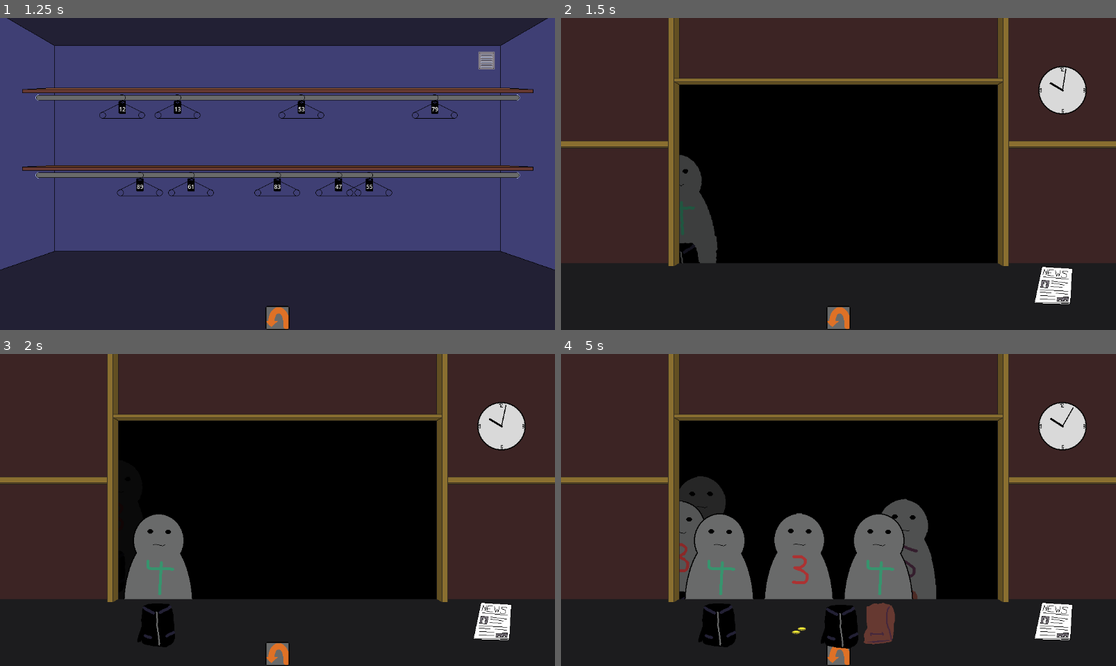
Above: before the commit, frames 1-4 (two rows, left to right).
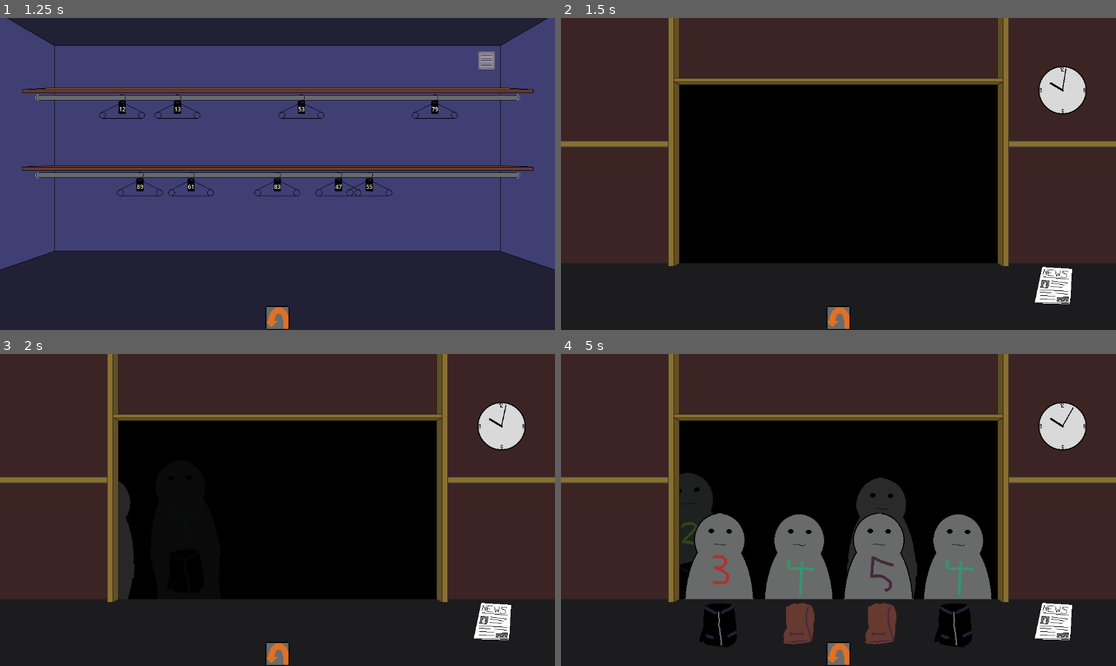
Above: after the commit, the same moments.

Repository: Reicher/cloakroom
Game: Godot game, scene res://scenes/game.tscn
Same seed, same stepped clock (60 frames per second), same inputs: the game is played once before the commit and once after it.
Inputs (mouse positions are in pixels of both pictures, inside the frame that each line leads up to):
- Up to frame 1 (1.25 s): click (277, 317) at 0.5 s
- Up to frame 2 (1.5 s): click (838, 317) at 1.25 s
- Up to frame 3 (2 s): no input
- Up to frame 4 (5 s): click (838, 653) at 2 s; tap Enter at 2.75 s; move the mouse to (683, 444) at 2.77 s; click (683, 444) at 2.92 s; move the mouse to (794, 619) at 3.52 s; click (794, 619) at 3.67 s; move the mouse to (821, 606) at 4.27 s; click (821, 606) at 4.42 s

Frame 1 is identical in both runs. In frame 2, 1.5% of the frame differs, in the area x 21-29%, y 43-79%; in frame 3, 3.8%; in frame 4, 8.6%, in the area x 21-78%, y 38-95%.

Commit message:
restructued a LOT with the queu
work now to fix guest states

Diff:
--- a/scripts/counterView.gd
+++ b/scripts/counterView.gd
@@ -4,7 +4,8 @@
 @onready var counter = $Booth/Surface
 
 func add_guest(guest: Node2D):
-	queue.add_guest(guest)
+	guest.stand_in_queue(queue)
+
 	guest.dropItem.connect(on_guest_drop)
 	counter.item_added.connect(guest.counter_item_added)
 
--- a/scripts/game.gd
+++ b/scripts/game.gd
@@ -8,7 +8,7 @@
 var guestScene = preload("res://scenes/guest.tscn")
 
 # Club Night Settings
-var total_guests = 25
+var total_guests = 24
 var night_duration = 30
 
 var elapsed_time = 0
--- a/scripts/guest.gd
+++ b/scripts/guest.gd
@@ -1,7 +1,5 @@
 extends Sprite2D
 
-signal going_to_queue(guest: Node2D) # To venue
-signal leaving_spot(guest: Node2D)
 signal dropItem(item: Node2D)
 
 # State management
@@ -23,6 +21,12 @@
 var belonging : Node2D
 var ticket: Node2D
 
+var _queue : Node2D
+static var guests = 1
+var guest_id = guests
+
+
+
 func _ready():
 	global_position = Vector2(0, 300)
 	var texture = AtlasTexture.new()
@@ -36,105 +40,138 @@
 		belonging.position = Vector2(0, 50)
 		add_child(belonging)
 
+	print("Guest " + str(guest_id) + " Initialized with speed: " + str(speed) + ", Belonging: " + str(belonging))
+	guests += 1
+
+
+func stand_in_queue(queue: Node2D):
+	_queue = queue
+	queue.moving.connect(find_better_spot)
+	var pos = queue.join(self)
+	print("Guest " + str(guest_id) + " Joining queue at position: " + str(pos))
+	_move_to(pos)
+	_set_state(State.IN_LINE)
+
+func leave_queue():
+	_queue.moving.disconnect(find_better_spot)
+	if position_tween.finished:
+		position_tween.finished.disconnect(_check_counter)
+	_queue.leave(self)
+
+func find_better_spot():
+	var position = _queue.get_best_spot(self)
+	if position:
+		print("Guest " + str(guest_id) + " Found a better queue spot: " + str(position))
+		_move_to(position)
 
 func notify_opening_hours(opens: int, closes: int):
 	var night_duration = closes - opens
 	leaving.start(float((night_duration/2) + randi() % (night_duration/2)))
-	going_to_queue.emit(self)
+	print("Guest " + str(guest_id) + " Notified opening hours: " + str(opens) + " - " + str(closes))
 
 func _set_state(new_state: State):
-	# What to do when entering a state
+	print("Guest " + str(guest_id) + " Transitioning from " + str(state) + " to " + str(new_state))
 	match new_state:
 		State.WAITING_FOR_PICKUP:
 			belonging.visible = true
+			print("Guest " + str(guest_id) + " Waiting for pickup - Belonging Visible")
 			dropItem.emit(belonging)
 			belonging.picked.connect(_belonging_dropped)
 		State.WAITING_FOR_DROPOFF:
 			ticket.visible = true
+			print("Guest " + str(guest_id) + " Waiting for dropoff - Ticket Visible")
 			dropItem.emit(ticket)
 		State.WAITING_FOR_TICKET:
 			money.visible = true
+			print("Guest " + str(guest_id) + " Waiting for ticket - Money Visible")
 			dropItem.emit(money)
 			belonging.picked.disconnect(_belonging_dropped)
 		State.IN_CLUB:
 			if leaving.is_stopped():
-				going_to_queue.emit(self)
+				print("Guest " + str(guest_id) + " Entered club, waiting for time to leave")
+				stand_in_queue(_queue)
 		State.LEAVING:
 			belonging.visible = false
-			leaving_spot.emit(self)
+			print("Guest " + str(guest_id) + " Leaving club, heading out")
+			leave_queue()
 			_move_to(Vector2(0, position.y))
 
 	state = new_state
 
 func _belonging_dropped(item: Node2D):
+	print("Guest " + str(guest_id) + " Belonging dropped: " + str(item))
 	_set_state(State.WAITING_FOR_TICKET)
 
 func _on_leave_timer_timeout() -> void:
+	print("Guest " + str(guest_id) + " Leave timer triggered")
 	if state == State.IN_CLUB:
-		going_to_queue.emit(self)
-	elif self.is_ancestor_of(belonging): # My jacket is allready on
+		stand_in_queue(_queue)
+	elif self.is_ancestor_of(belonging):
+		print("Guest " + str(guest_id) + " Belonging already worn, leaving now")
 		_set_state(State.LEAVING)
 	elif notificationArea.overlaps_area(belonging.area):
+		print("Guest " + str(guest_id) + " Found belonging, putting it on and leaving")
 		belonging.move_to_parent(self)
 		_set_state(State.LEAVING)
 
 func _move_to(target_pos: Vector2) -> Tween:
-	# Stop any existing tween
+	print("Guest " + str(guest_id) + " Moving to: " + str(target_pos))
+
 	if position_tween and position_tween.is_running():
 		position_tween.kill()
-		position_tween = null
 	if rock_tween and rock_tween.is_running():
 		rock_tween.kill()
-		rock_tween = null
 
-	# Position tween
 	var duration = global_position.distance_to(target_pos) / speed
 	position_tween = create_tween()
 	position_tween.tween_property(self, "global_position", target_pos, duration)
 	position_tween.set_trans(Tween.TRANS_LINEAR)
 	position_tween.set_ease(Tween.EASE_IN_OUT)
 
-	# Rocking tween
 	rock_tween = create_tween()
-	rock_tween.set_loops(-1)  # Loop indefinitely during the movement
+	if _queue._find_guest_spot(self):
+		position_tween.finished.connect(_check_counter)
+
+	rock_tween.set_loops(-1)
 	rock_tween.set_trans(Tween.TRANS_LINEAR)
 	rock_tween.set_ease(Tween.EASE_IN_OUT)
 
-	# Rock side-to-side by modifying the rotation property
 	var rock_duration = 1.0 / (speed / 100.0)
 	rock_tween.tween_property(self, "rotation", 0.1, rock_duration/2)
 	rock_tween.tween_property(self, "rotation", -0.1, rock_duration/2)
 
-	# Stop rocking when movement is finished
 	position_tween.finished.connect(func() -> void:
+		print("Guest " + str(guest_id) + " Finished moving to: " + str(target_pos))
 		rock_tween.kill()
-		self.rotation = 0  # Reset rotation to 0
+		self.rotation = 0
 	)
 	return position_tween
 
-func _on_counter_reached():
-	if self.is_ancestor_of(belonging): # We have a belonging on
+func _check_counter() -> bool:
+	if not _queue.at_counter(self):
+		return false
+
+	print("Guest " + str(guest_id) + " Reached counter")
+	if self.is_ancestor_of(belonging):
+		print("Guest " + str(guest_id) + " Belonging on, waiting for pickup")
 		_set_state(State.WAITING_FOR_PICKUP)
-	else: # We are missing our belonging
+	elif leaving.is_stopped():
+		print("Guest " + str(guest_id) + " Leaving but missing belonging, waiting for dropoff")
 		_set_state(State.WAITING_FOR_DROPOFF)
-
-func goToQueueSpot(target_pos: Vector2, is_service_spot: bool):
-	if state == State.LEAVING:
-		return
-	_set_state(State.IN_LINE)
-	var tween = _move_to(target_pos)
-	if is_service_spot:
-		tween.finished.connect(_on_counter_reached)
+	return true
 
 func counter_item_added(item: Node2D):
 	if not notificationArea.overlaps_area(item.area):
 		return
 
+	print("Guest " + str(guest_id) + " Counter item added in front of me: " + str(item))
+
 	if state == State.WAITING_FOR_TICKET and item.name.begins_with("ticket"):
 		ticket = item
 		ticket.move_to_parent(self)
 		ticket.visible = false
-		leaving_spot.emit(self)
+		leave_queue()
+		print("Guest " + str(guest_id) + " going clubbing!")
 		var target_pos = Vector2(get_viewport().size.x, position.y)
 		var tween = _move_to(target_pos)
 		tween.finished.connect(_set_state.bind(State.IN_CLUB))
--- a/scripts/queue.gd
+++ b/scripts/queue.gd
@@ -1,6 +1,8 @@
 extends Node2D
 
 # This file is a mess, hopefully I will never have to revisit it
+
+signal moving
 
 @export var max_spots_per_row = 4
 @export var row_spacing = 25 # Vertical spacing between rows
@@ -31,12 +33,8 @@
 				"guest": null,
 				"position": row_start + Vector2(column_index * spot_spacing, 0)
 			})
+		print(row)
 		rows.append(row)
-
-func add_guest(guest: Node2D) -> void:
-	add_child(guest)
-	guest.leaving_spot.connect(_guest_left)
-	guest.going_to_queue.connect(handle_guest)
 
 # Updates the modulate property of the guest based on its Y position
 func _update_guest_modulate(guest: Node2D) -> void:
@@ -45,22 +43,62 @@
 	var fade_factor = clamp((guest.position.y - min_y) / (max_y - min_y), 0.0, 1.0)
 	guest.modulate = Color(fade_factor, fade_factor, fade_factor, 1.0) # Fade to black
 
+func join(guest: Node2D) -> Vector2:
+	if not guest.is_ancestor_of(self):
+		add_child(guest)
+	return get_best_spot(guest)
+
+# Handles a guest leaving their spot
+func leave(guest: Node2D) -> void:
+	var vacated_spot = _find_guest_spot(guest)
+	vacated_spot["guest"] = null
+	moving.emit()
+
+func at_counter(guest: Node2D) -> bool:
+	var spot = _find_guest_spot(guest)
+	return spot && spot["row"] == 0
+
 func _process(delta: float) -> void:
 	for row in rows:
 		for spot in row:
 			if spot["guest"]:
 				_update_guest_modulate(spot["guest"])
 
-# Adds a guest to the first available spot
-func handle_guest(guest: Node2D) -> void:
+func get_best_spot(guest: Node2D):
+	if at_counter(guest):
+		return null
+
+	var current_spot = _find_guest_spot(guest)
+	if current_spot:
+		var better_spot = _get_free_spot_below(current_spot["row"], current_spot["column"])
+		if better_spot:
+			current_spot["guest"] = null
+			better_spot["guest"] = guest
+			return better_spot["position"]
+		else:
+			return null
+
+	# Search for the first available spot in the queue
+	var best_spots: Array = []
 	for row in rows:
 		for spot in row:
-			if not spot["guest"]:
-				spot["guest"] = guest
-				guest.goToQueueSpot(spot["position"], row == rows[0]) # Mark as front row if applicable
-				return
+			if spot["guest"] == null:  # Only collect free spots
+				best_spots.append(spot)
+		if best_spots.size() > 0:
+			break  # Stop at the first non-empty row
 
-	push_error("No available spot for guest!") # No spots available
+	# Ensure we have a valid spot before assigning
+	if best_spots.size() == 0:
+		push_error("No available spot found for guest!")
+		return null
+
+	var slot_given = best_spots.pick_random()
+	if slot_given == null:
+		push_error("Unexpected null slot selection!")
+		return null
+
+	slot_given["guest"] = guest
+	return slot_given["position"]
 
 # Finds the spot where a specific guest is located
 func _find_guest_spot(guest: Node2D) -> Dictionary:
@@ -70,51 +108,31 @@
 				return spot
 	return {}
 
-# Handles a guest leaving their spot
-func _guest_left(guest: Node2D) -> void:
-	var vacated_spot = _find_guest_spot(guest)
-	if vacated_spot:
-		vacated_spot["guest"] = null
-		_cascade_guests()
+func _get_free_spot_below(row_index: int, column_index: int) -> Dictionary:
+	print("check free spot below row/col: " + str(row_index) + "/" + str(column_index))
+	# If there's no row below, return an empty dictionary (no spot available)
+	if row_index - 1 < 0:
+		return {}
 
-# Moves guests to fill empty spots
-func _cascade_guests() -> void:
-	for row in rows:
-		for spot in row:
-			if not spot["guest"]: # If the spot is empty
-				var candidates = _get_occupied_spots_above(spot["row"], spot["column"])
-				if candidates.size() > 0:
-					var moving_spot = candidates.pick_random()
-					var moving_guest = moving_spot["guest"]
+	var below_row = rows[row_index - 1]  # Get the row below
+	var free_spots = []
 
-					# Move the guest to the empty spot
-					moving_guest.goToQueueSpot(spot["position"], spot["row"] == 0) # Front row check
-					spot["guest"] = moving_guest
-					moving_spot["guest"] = null
-
-					# Restart cascade from the top
-					_cascade_guests()
-					return
-
-# Retrieves occupied spots above a given spot
-func _get_occupied_spots_above(row_index: int, column_index: int) -> Array:
-	if row_index + 1 >= total_rows:
-		return []
-
-	var spots_above = []
-	var above_row = rows[row_index + 1]
-
-	# Determine the range of potential spots above, based on row alignment
+	# Determine the range of potential spots below, based on row alignment
 	var potential_indices = []
 	if row_index % 2 == 0: # Even row
 		potential_indices = [column_index, column_index + 1]
 	else: # Odd row
-		potential_indices = [column_index - 1, column_index]
+		potential_indices = [column_index, column_index - 1]
+
+	print("potential_indices: " + str(potential_indices))
 
 	for index in potential_indices:
-		if index >= 0 and index < len(above_row):
-			var spot = above_row[index]
-			if spot["guest"]:
-				spots_above.append(spot)
+		# Ensure the index is within bounds
+		if index >= 0 and index < len(below_row):
+			var spot = below_row[index]
+			# Check if the spot is free (no guest assigned)
+			if not spot["guest"]:
+				free_spots.append(spot)
 
-	return spots_above
+	# Return the first available spot if there is one, otherwise return an empty dictionary
+	return free_spots.pick_random() if free_spots.size() > 0 else {}
